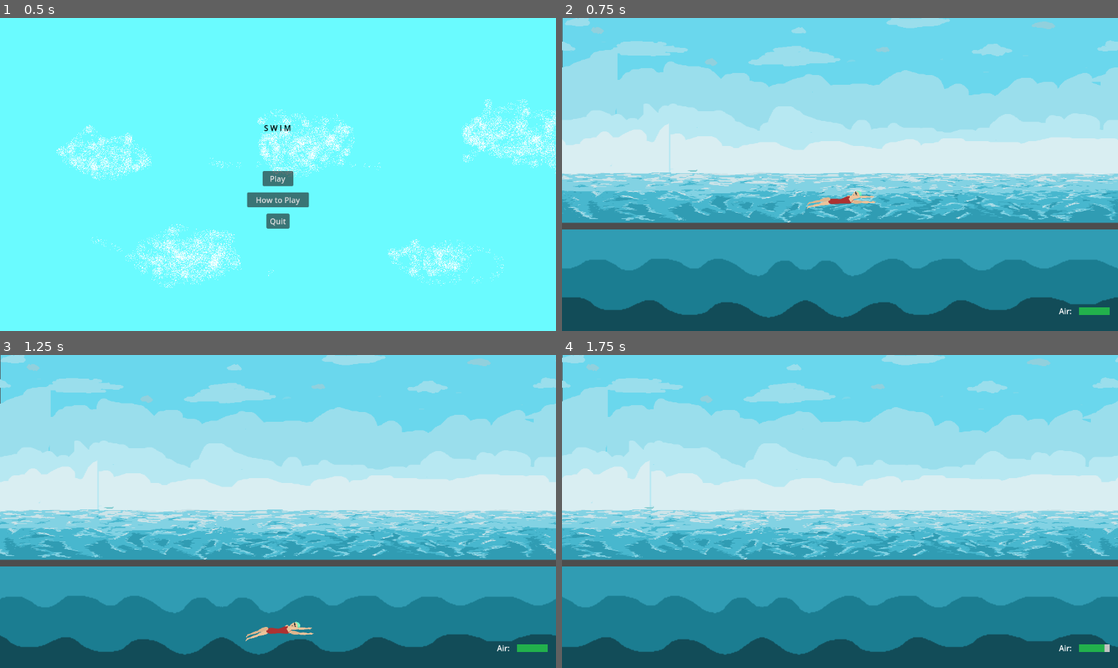
Above: before the commit, frames 1-4 (two rows, left to right).
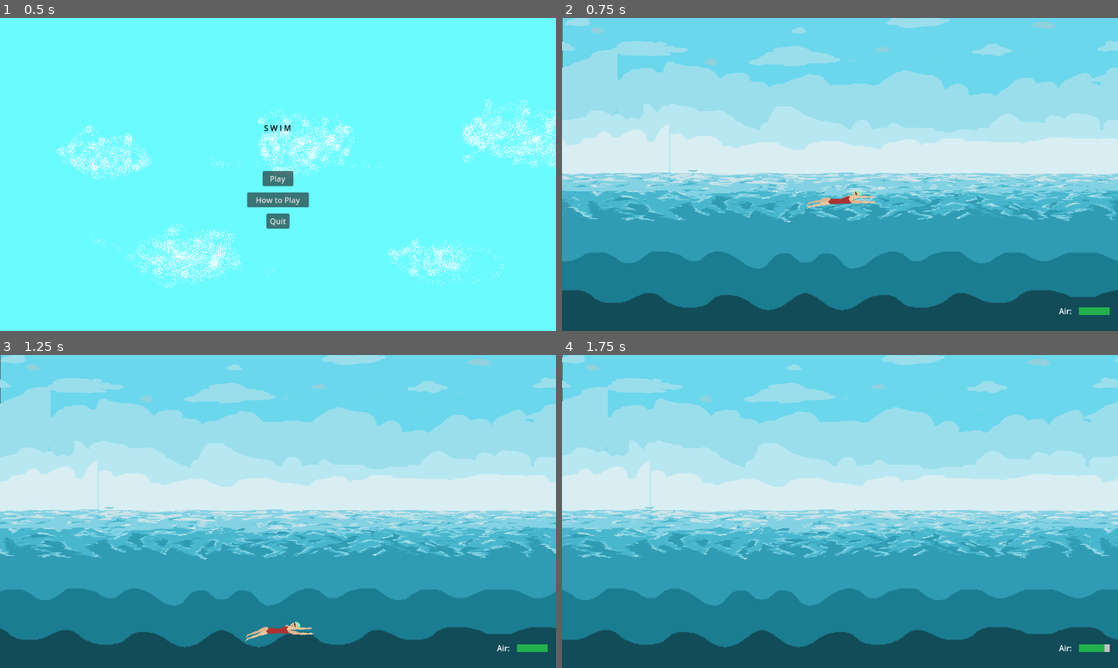
Above: after the commit, the same moments.

Repository: acnolan/Pixel-Game-Jam-2024
Game: Godot game, scene res://scenes/menu/start_screen.tscn
Two runs of this game, one before a commit and one after it. Both use one fixed random seed, a clock stepped at 60 frames per second and the inputs below.
Inputs:
- Up to frame 1 (0.5 s): no input
- Up to frame 2 (0.75 s): click "Play" at 0.5 s
- Up to frame 3 (1.25 s): no input
- Up to frame 4 (1.75 s): hold W from 1.28 s (still down); tap I at 1.35 s

Frame 1 is identical in both runs. In frame 2, 6.8% of the frame differs, in the area x 0-100%, y 65-96%; in frame 3, 6.8%; in frame 4, 6.8%.

Commit message:
Update parallax_background.tscn

Diff:
--- a/scenes/parallax_background.tscn
+++ b/scenes/parallax_background.tscn
@@ -83,5 +83,5 @@
 motion_mirroring = Vector2(1150, 0)
 
 [node name="Sprite2D" type="Sprite2D" parent="Ocean fg"]
-position = Vector2(576, 151)
+position = Vector2(576, 136)
 texture = ExtResource("10_jl4g2")
